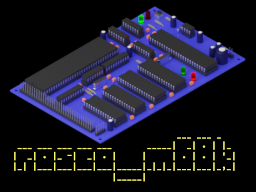
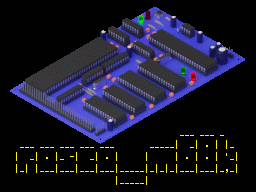
The second (256, 192) image is a revision of the first. Changes to its layers:
added layer "txt" above "Screenshot 2020-05-21 at 17.33.40.png" over [16, 135, 237, 185]
hid "Screenshot 2020-05-21 at 17.33.40.png", painted on it over [14, 133, 237, 185]
painted on "boardrender.png" over [9, 6, 246, 145]
painted on "bg" over [9, 6, 246, 185]
